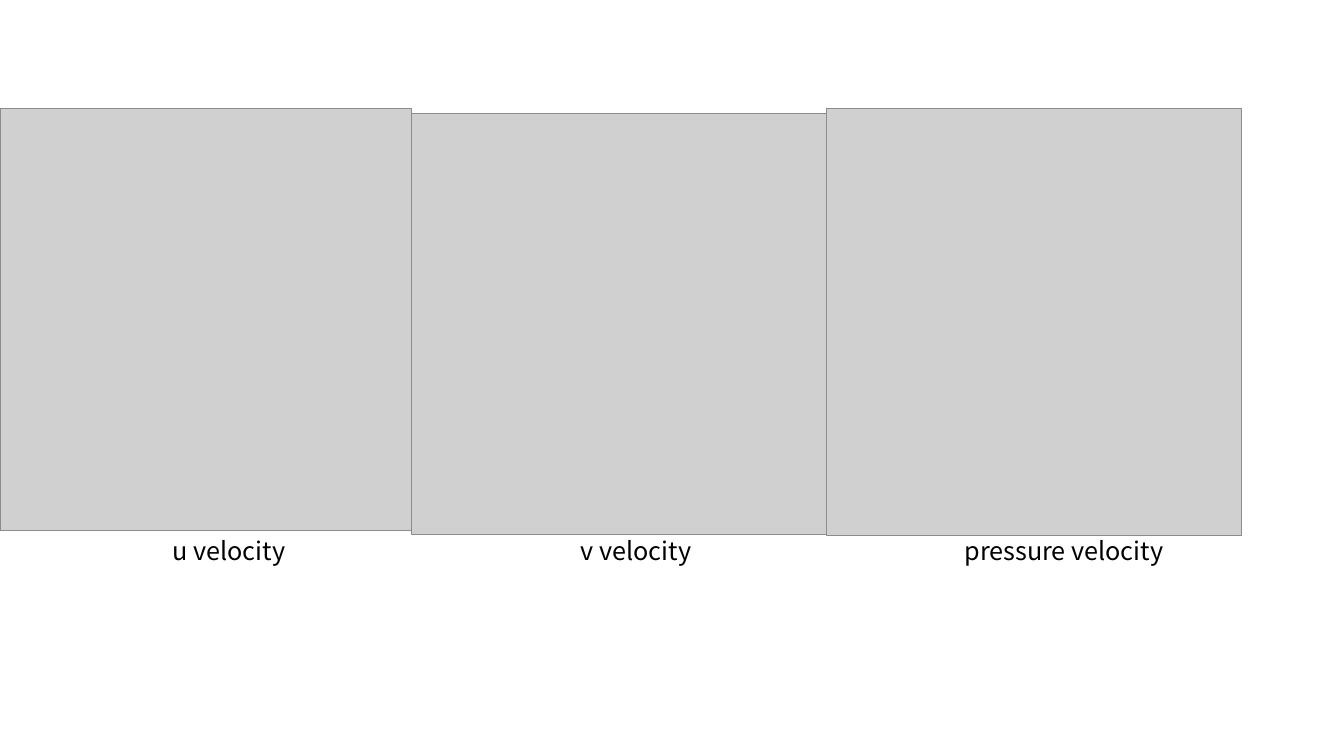
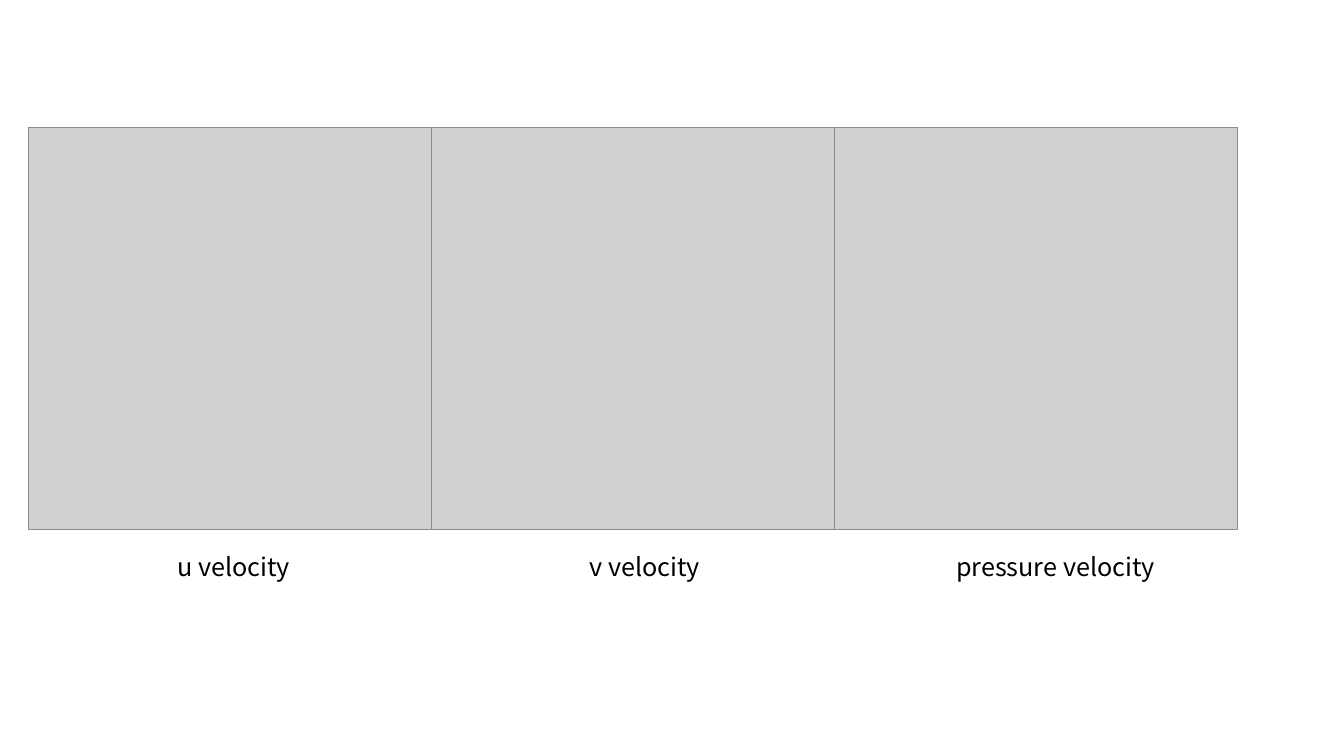
Before and after one commit to lubyant/CS714, a slide deck: slide 9 of project_code/fig.pptx. Drawn at 1344x756 pixels with LibreOffice and Linux fonts; fonts in the diff are those of the drawing; grey boxes stand for pictures. Boxes give left, top, right and bottom in pixels: in the first picture for what was removed or moved away, otherwise in the second. Text is boxed around its words. In the diff, an @@ line names an element or a change of style, - is before the commit and + after.

```diff
--- a/project_code/fig.pptx
+++ b/project_code/fig.pptx
@@ picture: place and size @@
-picture at bbox=[0, 109, 412, 530]
+picture at bbox=[28, 127, 432, 529]
@@ picture: place and size @@
-picture at bbox=[412, 113, 828, 534]
+picture at bbox=[432, 127, 835, 529]
@@ picture: place and size @@
-picture at bbox=[827, 109, 1242, 535]
+picture at bbox=[835, 127, 1238, 529]
@@ text "u velocity": place and size @@
-text "u velocity" at bbox=[173, 540, 286, 566]
+text "u velocity" at bbox=[177, 556, 290, 582]
@@ text "v velocity" rewrapped from bbox=[581, 534, 692, 566] to bbox=[589, 556, 700, 582] @@
@@ text "pressure velocity" rewrapped from bbox=[965, 534, 1164, 566] to bbox=[956, 556, 1155, 582] @@
```
Also in this commit, not shown: 2 other slides changed, 8 other files.
